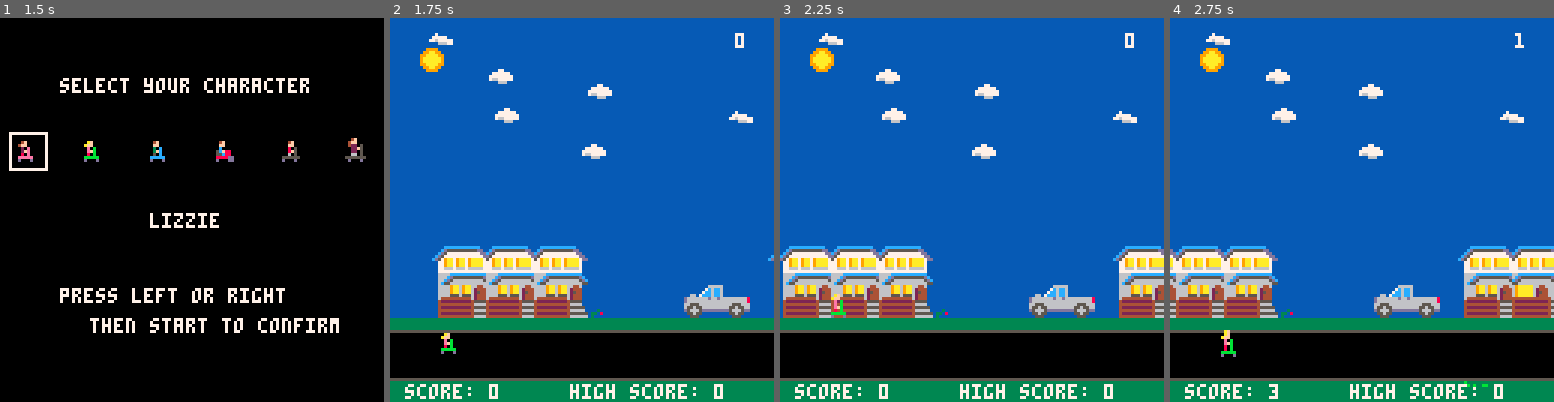
Above: before the commit, frames 1-4 (left to right).
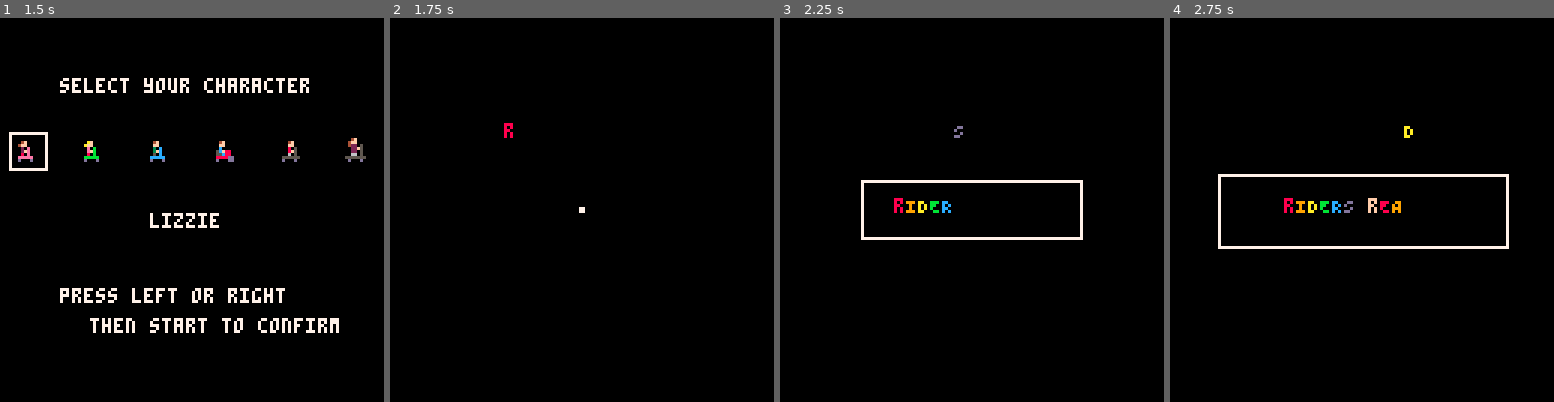
Above: after the commit, the same moments.

Repository: Dads-Games/rainbowriders
Game: PICO-8 cartridge main/rainbowriders.p8
The game is run twice, just before and just after one commit, with the same random seed, the same clock (stepped at 60 frames per second) and the same inputs.
Inputs:
- Up to frame 1 (1.5 s): tap O (Z key) at 0.7 s
- Up to frame 2 (1.75 s): hold Right from 1.6 s (still down); tap O (Z key) at 1.7 s
- Up to frame 3 (2.25 s): release Right at 2.1 s; tap O (Z key) at 2.1 s
- Up to frame 4 (2.75 s): hold Right from 2.47 s (still down); tap O (Z key) at 2.5 s

Frame 1 is identical in both runs. In frame 2, 88% of the frame differs, in the area x 0-100%, y 0-100%; in frame 3, 88%; in frame 4, 88%.

Commit message:
deploy: 73964b0f600e925984e03724f1ff8f5d71e286f4

Diff:
--- a/main/rainbowriders.p8
+++ b/main/rainbowriders.p8
@@ -7,11 +7,13 @@
 #include src/utils/special_effects.lua
 #include src/utils/rbp_rainbow.lua
 #include src/utils/math.lua
+#include src/utils/sequencer.lua
 
 -- SCREENS
 #include src/screens/title.lua
 #include src/screens/character_select.lua
 #include src/screens/game_over.lua
+#include src/screens/get_ready.lua
 
 -- SCREEN: GAME
 #include src/screens/game.lua
@@ -50,6 +52,7 @@
 screens = {
     title            = TitleScreen(state),
     character_select = CharacterSelect(state),
+    get_ready        = GetReady(state),
     game             = Game(state),
     game_over        = GameOver(state),
 }
@@ -60,6 +63,7 @@
 
 function _init()
     state.screen = screens.title
+    -- state.screen = screens.get_ready
 
     cartdata("dads_rr_1")
     state.high_score = dget(0)
--- a/main/src/screens/character_select.lua
+++ b/main/src/screens/character_select.lua
@@ -17,9 +17,8 @@
         -- Confirm selection and start game
         if btnp(4) then
             player.sprite = selected_char
-            state.screen = Game(state)
+            state.screen = GetReady(state)
             sfx(59) -- character selected sfx
-            music(26, 0, 0)
         end
     end
 
--- /dev/null
+++ b/main/src/screens/get_ready.lua
@@ -0,0 +1,106 @@
+local GET_READY_TEXT = 'rIDERS rEADY!'
+
+function draw_box (properties)
+    -- white box
+    rect(properties.x, properties.y, properties.x + properties.width, properties.y + properties.height, 7)
+end
+
+function draw_intro_text(properties)
+    local x = properties.x or 0
+    local y = properties.y or 0
+    local letter = properties.letter or ''
+    local color = properties.color or 7
+
+    print(letter, x, y, color)
+end
+
+local get_ready_sequence = {}
+
+-- lets add each letter of the text to the sequence one at a time
+local letter_rainbow_pallet = {
+    8, 9, 10, 11, 12, 13, 14, 15
+}
+for i = 1, #GET_READY_TEXT do
+    local letter = sub(GET_READY_TEXT, i, i)
+    add(get_ready_sequence, {
+        fn = draw_intro_text,
+        properties = {
+            -- centered on screen based on the length of the text
+            x = 128 / 2 - (#GET_READY_TEXT * 4) / 2 + (i - 1) * 4,
+            y = {
+                from = -100,
+                to = 60,
+                ease = Ease.BounceOut,
+            },
+            letter = letter,
+            -- recycle colors if len is greater
+            color = letter_rainbow_pallet[(i - 1) % #letter_rainbow_pallet + 1]
+        },
+        duration = 1 / #GET_READY_TEXT,
+        persists = true,
+        ending = Ending.Stop
+    })
+end
+
+local border_box_sequence = {
+    {
+        fn = draw_box,
+        properties = {
+            x = {
+                from = 128 / 2,
+                to = 128 / 2 - 48,
+                ease = Ease.BounceOut
+            },
+            y = {
+                from = 128 / 2,
+                to = 128 / 2 - 12,
+                ease = Ease.BounceOut
+            },
+            width = {
+                from = 0,
+                to = 96,
+                ease = Ease.BounceOut
+            },
+            height = {
+                from = 0,
+                to = 24,
+                ease = Ease.BounceOut
+            }
+        },
+        duration = 1,
+        persists = true,
+        ending = Ending.Stop
+    }
+}
+
+function GetReady(state)
+    local getReady = {}
+
+    -- config
+    local screen_delay = 3 * 30 -- 3 seconds
+
+    -- state
+    local time_waited = 0
+
+    -- init
+    local animator = Sequencer(get_ready_sequence)
+    local animator2 = Sequencer(border_box_sequence)
+
+    function ready_to_play() return state.ready_to_play end
+
+    function getReady:view()
+        animator()
+        animator2()
+    end
+
+    function getReady:controller()
+        time_waited = time_waited + 1
+
+        if time_waited > screen_delay then
+            state.screen = Game(state)
+            music(25, 0, 0) -- this really should be in the game screen
+        end
+    end
+
+    return getReady
+end
--- /dev/null
+++ b/main/src/utils/sequencer.lua
@@ -0,0 +1,271 @@
+Ease = {
+    Linear = function(t)
+        return t
+    end,
+
+    QuadIn = function(t)
+        return t * t
+    end,
+
+    QuadOut = function(t)
+        return 1 - (1 - t) * (1 - t)
+    end,
+
+    QuadInOut = function(t)
+        if t < 0.5 then
+            return 2 * t * t
+        else
+            return 1 - (-2 * t + 2)^2 / 2
+        end
+    end,
+
+    CubicIn = function(t)
+        return t * t * t
+    end,
+
+    CubicOut = function(t)
+        return 1 - (1 - t)^3
+    end,
+
+    CubicInOut = function(t)
+        if t < 0.5 then
+            return 4 * t * t * t
+        else
+            return 1 - (-2 * t + 2)^3 / 2
+        end
+    end,
+
+    QuartIn = function(t)
+        return t * t * t * t
+    end,
+
+    QuartOut = function(t)
+        return 1 - (1 - t)^4
+    end,
+
+    QuartInOut = function(t)
+        if t < 0.5 then
+            return 8 * t * t * t * t
+        else
+            return 1 - (-2 * t + 2)^4 / 2
+        end
+    end,
+
+    ExpoIn = function(t)
+        return t == 0 and 0 or 2^(10 * t - 10)
+    end,
+
+    ExpoOut = function(t)
+        return t == 1 and 1 or 1 - 2^(-10 * t)
+    end,
+
+    ExpoInOut = function(t)
+        if t == 0 then
+            return 0
+        elseif t == 1 then
+            return 1
+        elseif t < 0.5 then
+            return 2^(20 * t - 10) / 2
+        else
+            return (2 - 2^(-20 * t + 10)) / 2
+        end
+    end,
+
+    SineIn = function(t)
+        return 1 - cos((t * 3.1415927) / 2)
+    end,
+
+    SineOut = function(t)
+        return sin((t * 3.1415927) / 2)
+    end,
+
+    SineInOut = function(t)
+        return -(cos(3.1415927 * t) - 1) / 2
+    end,
+
+    BackIn = function(t)
+        local c1 = 1.70158
+        local c3 = c1 + 1
+        return c3 * t * t * t - c1 * t * t
+    end,
+
+    BackOut = function(t)
+        local c1 = 1.70158
+        local c3 = c1 + 1
+        return 1 + c3 * (t - 1)^3 + c1 * (t - 1)^2
+    end,
+
+    BackInOut = function(t)
+        local c1 = 1.70158
+        local c2 = c1 * 1.525
+        if t < 0.5 then
+            return (2 * t)^2 * ((c2 + 1) * 2 * t - c2) / 2
+        else
+            return ((2 * t - 2)^2 * ((c2 + 1) * (t * 2 - 2) + c2) + 2) / 2
+        end
+    end,
+
+    ElasticIn = function(t)
+        local c4 = (2 * 3.1415927) / 3
+        if t == 0 then
+            return 0
+        elseif t == 1 then
+            return 1
+        else
+            return -2^(10 * t - 10) * sin((t * 10 - 10.75) * c4)
+        end
+    end,
+
+    ElasticOut = function(t)
+        local c4 = (2 * 3.1415927) / 3
+        if t == 0 then
+            return 0
+        elseif t == 1 then
+            return 1
+        else
+            return 2^(-10 * t) * sin((t * 10 - 0.75) * c4) + 1
+        end
+    end,
+
+    ElasticInOut = function(t)
+        local c5 = (2 * 3.1415927) / 4.5
+        if t == 0 then
+            return 0
+        elseif t == 1 then
+            return 1
+        elseif t < 0.5 then
+            return -(2^(20 * t - 10) * sin((20 * t - 11.125) * c5)) / 2
+        else
+            return (2^(-20 * t + 10) * sin((20 * t - 11.125) * c5)) / 2 + 1
+        end
+    end,
+
+    BounceIn = function(t)
+        return 1 - Ease.BounceOut(1 - t)
+    end,
+
+    BounceOut = function(t)
+        local n1 = 7.5625
+        local d1 = 2.75
+        if t < 1 / d1 then
+            return n1 * t * t
+        elseif t < 2 / d1 then
+            t = t - 1.5 / d1
+            return n1 * t * t + 0.75
+        elseif t < 2.5 / d1 then
+            t = t - 2.25 / d1
+            return n1 * t * t + 0.9375
+        else
+            t = t - 2.625 / d1
+            return n1 * t * t + 0.984375
+        end
+    end,
+
+    BounceInOut = function(t)
+        if t < 0.5 then
+            return (1 - Ease.BounceOut(1 - 2 * t)) / 2
+        else
+            return (1 + Ease.BounceOut(2 * t - 1)) / 2
+        end
+    end
+}
+
+function drawMyBox(properties)
+    local x = properties.x
+    local y = properties.y
+    local width = properties.width
+    local height = properties.height
+    local background = properties.background or 7
+    rect(x, y, x + width, y + height, background)
+end
+
+function Sequencer(sequence)
+    local t = 0
+    local currentIndex = 1
+    local direction = 1
+    local done = false
+    local persistentItems = {}
+
+    local function applyProperties(item, progress)
+        local props = {}
+        for key, value in pairs(item.properties) do
+            if type(value) == "table" and value.from and value.to then
+                -- Animated property
+                local eased_progress = value.ease(progress)
+                props[key] = value.from + (value.to - value.from) * eased_progress
+            else
+                -- Static property
+                props[key] = value
+            end
+        end
+        return props
+    end
+
+    return function()
+        if done and #persistentItems == 0 then return false end
+
+        -- Handle persistent items
+        for _, item in ipairs(persistentItems) do
+            item.fn(item.finalProps)
+        end
+
+        if done then return true end
+
+        local item = sequence[currentIndex]
+        local itemDuration = item.duration * 30  -- Convert seconds to frames (assuming 30 FPS)
+
+        t = t + direction
+
+        if t >= itemDuration then
+            if item.ending == Ending.Stop then
+                t = itemDuration
+                done = true
+            elseif item.ending == Ending.ReverseAndStop then
+                if direction < 0 then
+                    done = true
+                else
+                    direction = -1
+                    t = itemDuration
+                end
+            elseif item.ending == Ending.ReverseAndLoop then
+                direction = -direction
+                t = itemDuration
+            elseif item.ending == Ending.Reset then
+                t = 0
+                currentIndex = currentIndex % #sequence + 1
+            elseif item.ending == Ending.Loop then
+                t = 0
+            else
+                done = true
+            end
+        end
+
+        local progress = mid(0, t / itemDuration, 1)
+        local props = applyProperties(item, progress)
+        item.fn(props)
+
+        if t >= itemDuration then
+            if item.persists then
+                add(persistentItems, {fn = item.fn, finalProps = props})
+            end
+            if currentIndex < #sequence then
+                currentIndex = currentIndex + 1
+                t = 0
+                direction = 1
+                done = false
+            else
+                done = true
+            end
+        end
+
+        return true
+    end
+end
+
+Ending = {
+    Stop = 0,  -- New addition
+    ReverseAndStop = 1,
+    Loop = 2,
+    ReverseAndLoop = 3,
+    Reset = 4,
+}
Not shown, changed: main/rainbowriders.js
